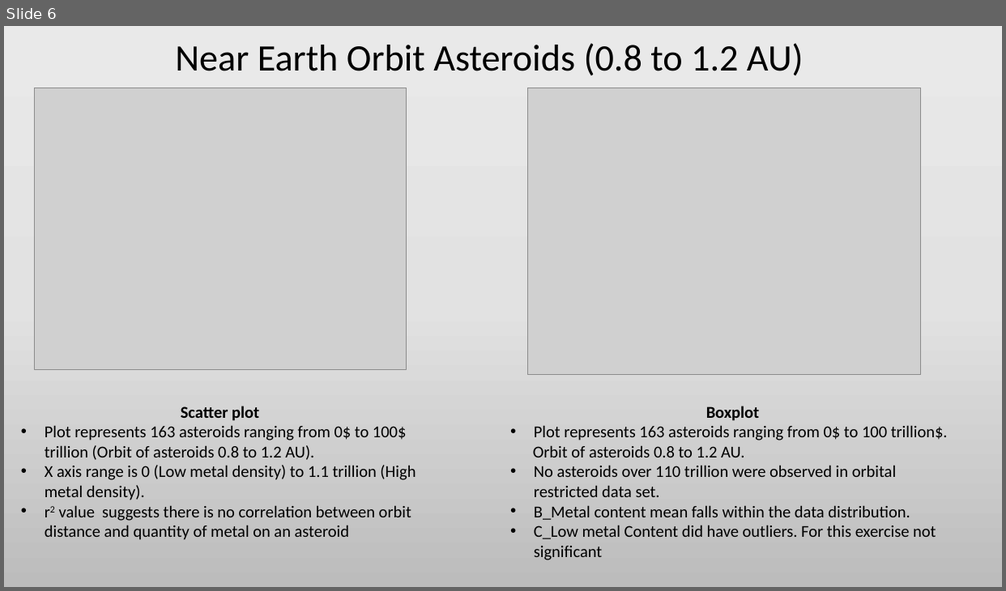
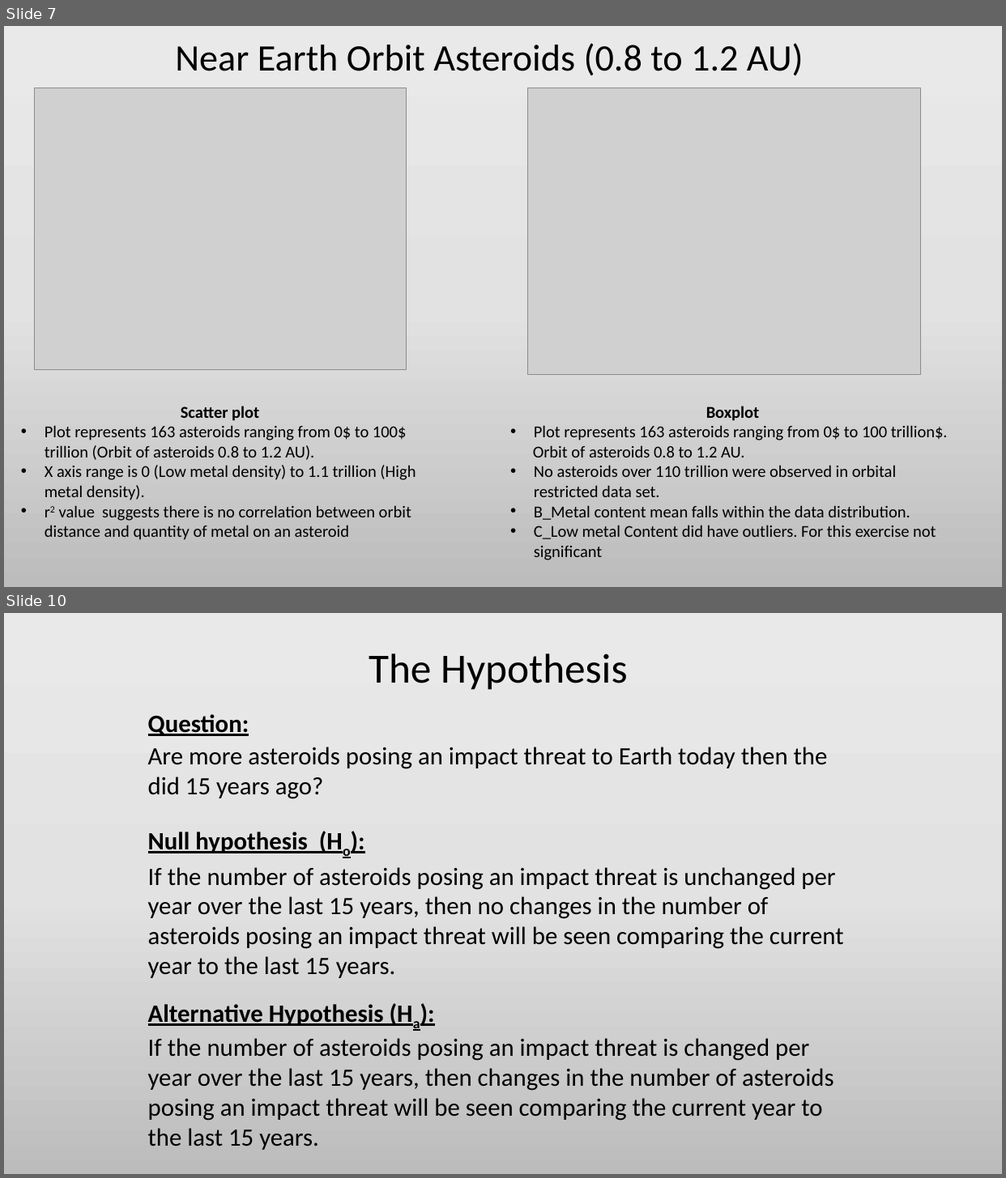
Before and after one commit to Efritch/asteroids_group_g, a slide deck: asteroid_analysisFinal.pptx. Shown one above the other, each under a label of ours: slide 6 before the commit, slides 7 and 10 after it; the slides between them are not shown. The pictures are 1006x591 and 1006x1178 pixels, drawn with LibreOffice and Linux fonts; fonts in the diff are those of the drawing; grey boxes stand for pictures. Boxes give left, top, right and bottom in pixels: in the first picture for what was removed or moved away, otherwise in the second. Text is boxed around its words. In the diff, an @@ line names an element or a change of style, - is before the commit and + after.

```diff
--- a/asteroid_analysisFinal.pptx
+++ b/asteroid_analysisFinal.pptx
@@ slide 10 added at box(4, 613, 1002, 1174), background gradient #EBEAEA to #E4E3E3 to #BDBCBC @@
@@ text added at box(368, 653, 628, 690), 40 pt, text #000000 @@
+The Hypothesis
@@ text added at box(148, 714, 249, 736), 24 pt, text #000000, bold, underline @@
+Question:
@@ text added at box(148, 747, 828, 799), 24 pt, text #000000 @@
+Are more asteroids posing an impact threat to Earth today then the did 15 years ago?
@@ text added at box(148, 832, 307, 854), 24 pt, text #000000, bold, underline @@
+Null hypothesis (Ho):
@@ text added at box(148, 867, 844, 978), 24 pt, text #000000 @@
+If the number of asteroids posing an impact threat is unchanged per year over the last 15 years, then no changes in the number of asteroids posing an impact threat will be seen comparing the current year to the last 15 years.
@@ text added at box(148, 1004, 384, 1026), 24 pt, text #000000, bold, underline @@
+Alternative Hypothesis (Ha):
@@ text added at box(148, 1038, 834, 1150), 24 pt, text #000000 @@
+If the number of asteroids posing an impact threat is changed per year over the last 15 years, then changes in the number of asteroids posing an impact threat will be seen comparing the current year to the last 15 years.
@@ what was slide 6 is now slide 7 @@
```
Also in this commit, not shown: 7 slides changed, 8 other slides added, 3 slides removed.
